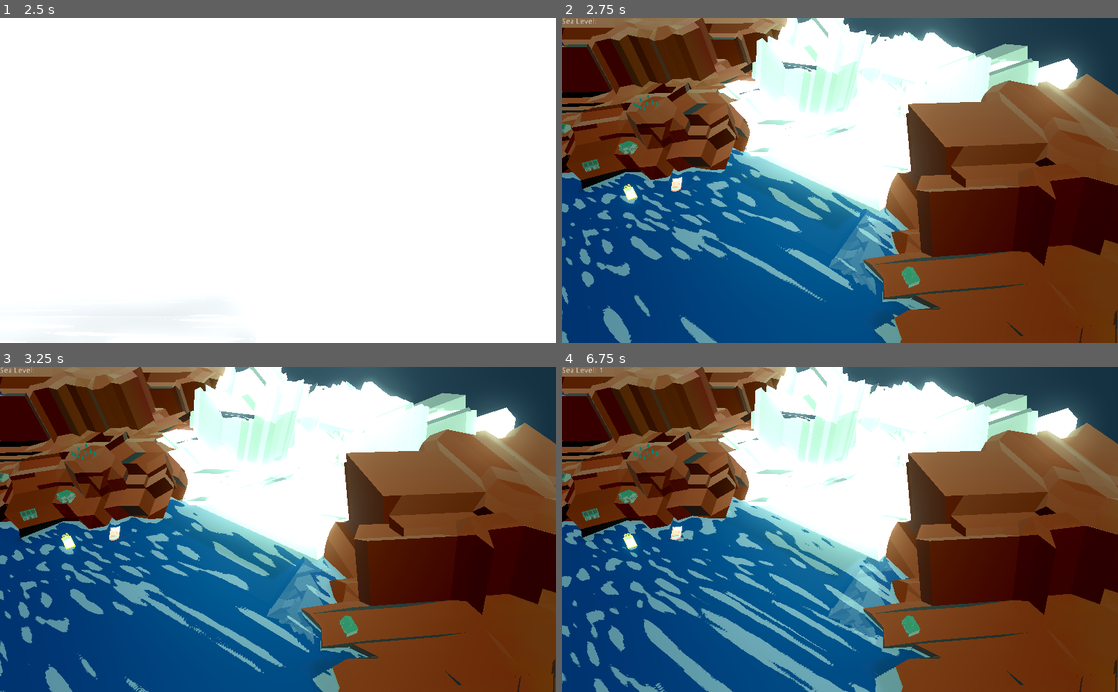
Above: before the commit, frames 1-4 (two rows, left to right).
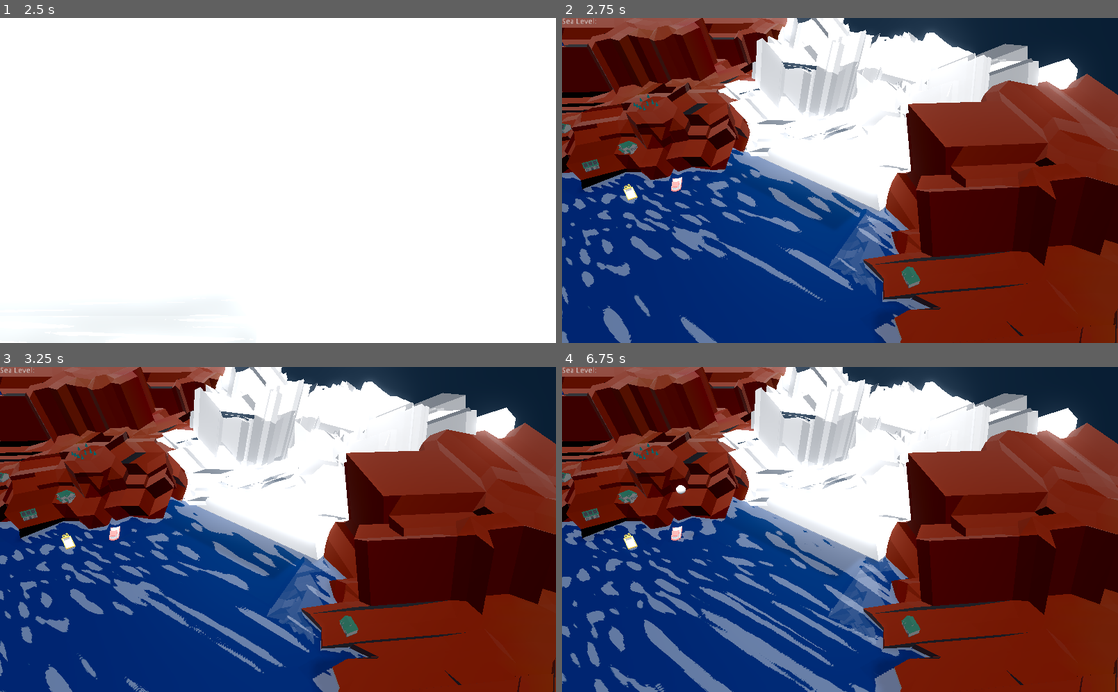
Above: after the commit, the same moments.

Repository: nikolajbaer/ld50
Game: Godot game, scene res://title.tscn
Two runs of this game, one before a commit and one after it. Both use one fixed random seed, a clock stepped at 60 frames per second and the inputs below.
Inputs (mouse positions are in pixels of both pictures, inside the frame that each line leads up to):
- Up to frame 1 (2.5 s): tap Enter at 0.5 s; move the mouse to (400, 164) at 0.52 s; click (400, 164) at 0.67 s; drag from (166, 196) to (250, 245) at 1.27 s; move the mouse to (333, 109) at 2.02 s; click (333, 109) at 2.17 s
- Up to frame 2 (2.75 s): no input
- Up to frame 3 (3.25 s): drag from (250, 594) to (111, 480) at 2.77 s
- Up to frame 4 (6.75 s): move the mouse to (1006, 578) at 3.52 s; click (1006, 578) at 3.67 s; drag from (673, 480) to (756, 448) at 4.27 s; move the mouse to (867, 529) at 5.02 s; click (867, 529) at 5.17 s; drag from (756, 448) to (728, 545) at 5.77 s; move the mouse to (962, 513) at 6.52 s; click (962, 513) at 6.67 s

Frame 1 is identical in both runs. In frame 2, 57% of the frame differs, in the area x 0-100%, y 0-100%; in frame 3, 57%; in frame 4, 58%.

Commit message:
tweaks

Diff:
--- a/Scenes/root.tscn
+++ b/Scenes/root.tscn
@@ -15,6 +15,7 @@
 [ext_resource path="res://Models/Trees/tree_pineRoundB.glb" type="PackedScene" id=13]
 
 [sub_resource type="Animation" id=8]
+length = 2.0
 tracks/0/type = "value"
 tracks/0/path = NodePath("../WorldEnvironment:environment")
 tracks/0/interp = 1
@@ -34,7 +35,7 @@
 tracks/1/imported = false
 tracks/1/enabled = true
 tracks/1/keys = {
-"times": PoolRealArray( 0, 1 ),
+"times": PoolRealArray( 0, 2 ),
 "transitions": PoolRealArray( 1, 1 ),
 "update": 0,
 "values": [ 8.0, 0.1 ]
@@ -46,7 +47,7 @@
 tracks/2/imported = false
 tracks/2/enabled = true
 tracks/2/keys = {
-"times": PoolRealArray( 0, 1 ),
+"times": PoolRealArray( 0, 2 ),
 "transitions": PoolRealArray( 1, 1 ),
 "update": 0,
 "values": [ 2.0, 0.92 ]
@@ -156,7 +157,6 @@
 
 [node name="Camera" type="Camera" parent="."]
 transform = Transform( 0.78687, -0.338073, 0.516276, 0, 0.836592, 0.547826, -0.617118, -0.431068, 0.65829, 49.685, 45.761, 37.067 )
-environment = ExtResource( 4 )
 fov = 44.8
 far = 1361.0
 
@@ -227,7 +227,7 @@
 transform = Transform( 1, 0, 0, 0, 1, 0, 0, 0, 1, 0, 0.98555, 1.02228 )
 
 [node name="Spawn" type="Spatial" parent="Scene/Glacier"]
-transform = Transform( 0.0285271, 0, 0, 0, 0.2219, 0.061964, 0, -0.0179479, 0.0642734, -0.00874247, 1.23608, 1.10821 )
+transform = Transform( 0.0285271, 0, 0, 0, 0.2219, 0.0619641, 0, -0.0179479, 0.0642734, 0.0690916, 2.98394, 0.528294 )
 
 [node name="RichTextLabel" type="RichTextLabel" parent="."]
 margin_right = 228.0
@@ -315,6 +315,7 @@
 [node name="house_type02" parent="." instance=ExtResource( 10 )]
 transform = Transform( 2.52601, 0, 0, 0, 1.98769, 0, 0, 0, 2.16548, -34.4442, 3.13591, 5.50443 )
 
+[connection signal="animation_finished" from="Bloom" to="." method="_on_Bloom_animation_finished"]
 [connection signal="body_entered" from="Scene/Ocean" to="." method="_on_Ocean_body_entered"]
 [connection signal="body_exited" from="Scene/Ocean" to="." method="_on_Ocean_body_exited"]
 [connection signal="body_entered" from="Scene/Glacier" to="." method="_on_Glacier_body_entered"]
--- a/game_env.tres
+++ b/game_env.tres
@@ -1,7 +1,7 @@
 [gd_resource type="Environment" load_steps=2 format=2]
 
 [sub_resource type="ProceduralSky" id=1]
-sky_top_color = Color( 0.862745, 1, 0.901961, 1 )
+sky_top_color = Color( 0.929412, 0.929412, 0.929412, 1 )
 sky_horizon_color = Color( 0.313726, 0.270588, 0.270588, 1 )
 sky_curve = 0.0839729
 ground_bottom_color = Color( 0.172549, 0.215686, 0.258824, 1 )
@@ -41,8 +41,8 @@
 glow_levels/5 = false
 glow_levels/6 = true
 glow_levels/7 = true
-glow_intensity = 0.19
-glow_strength = 0.94
+glow_intensity = 0.1
+glow_strength = 0.92
 glow_blend_mode = 0
 glow_hdr_threshold = 0.68
 glow_hdr_luminance_cap = 3.83
--- a/root.gd
+++ b/root.gd
@@ -32,9 +32,9 @@
 	restored_snow = []
 	melt_level = 0
 	start_sea_level = $Scene/Ocean.global_transform.origin.y
-	$WorldEnvironment.process_priority
-	# TODO change for start game button
+
 	game_on = true
+
 
 func _process(delta):
 	if not game_on: return
@@ -98,3 +98,7 @@
 func game_over():
 	game_on = false
 	$HUD/GameOverLabel.visible = true
+
+
+func _on_Bloom_animation_finished(anim_name):
+	print("OKAY!")
